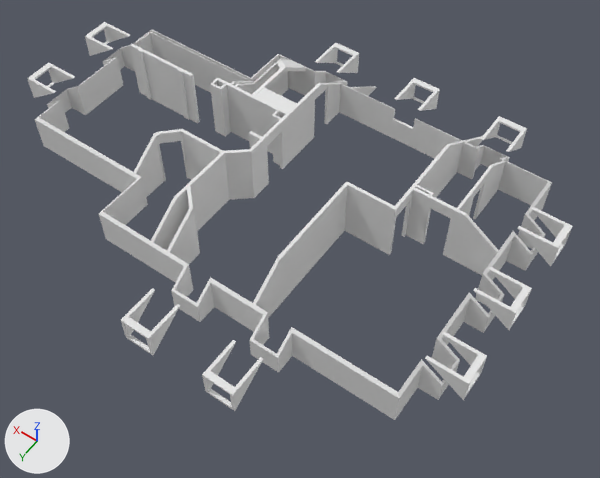
Before and after pictures for a commit that changed the glTF model na-project-portal/26-Projects/RB05__WestFarm/30__TrueVision__AppContent/DesignPhase01__ConceptDesign__Scheme-01/RB05__Storey__SecondFloor__ProposedWalls__MeshModel__.glb.
Rendered twice from a camera (50 mm lens) standing at (2.3, 39.9, 31.7) and looking at (13.6, 24.1, 6.8). Arrows for +X, +Y and +Z are at lower left; the lights stay in place. The older version comes first. Vertices at exactly the same position are counted once.

Names of what the first picture shows: '21__ProposedBuilding__Walls::Default'.
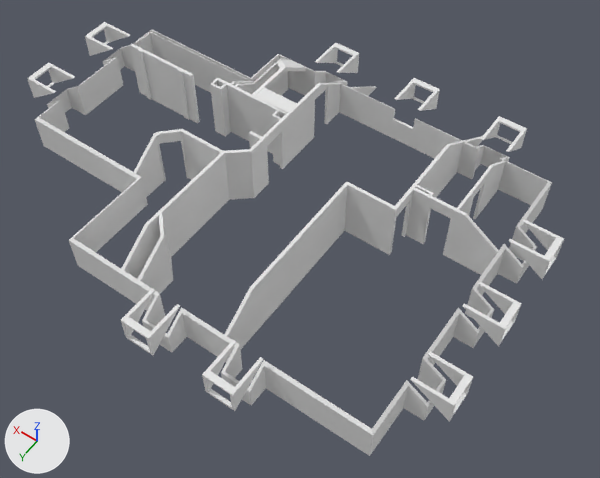
The newer file is also turned or shifted as a whole; pictures and numbers use the older file's frame.

Diff of the bpy script that builds the scene:
```diff
--- a/na-project-portal/26-Projects/RB05__WestFarm/30__TrueVision__AppContent/DesignPhase01__ConceptDesign__Scheme-01/RB05__Storey__SecondFloor__ProposedWalls__MeshModel__.glb.py
+++ b/na-project-portal/26-Projects/RB05__WestFarm/30__TrueVision__AppContent/DesignPhase01__ConceptDesign__Scheme-01/RB05__Storey__SecondFloor__ProposedWalls__MeshModel__.glb.py
@@ me_mesh_0_21__proposedbuilding__walls__default @@
 # used by ob_21__proposedbuilding__walls__default; location = (0.0, 0.0, 0.0)
-me_mesh_0_21__proposedbuilding__walls__default.from_pydata(...)  # 669 vertices, 1317 faces; spans x 5.2..26.5, y 15.4..31.5, z 7.0..9.6
+me_mesh_0_21__proposedbuilding__walls__default.from_pydata(...)  # 669 vertices, 1315 faces; spans x 5.2..26.5, y 15.4..31.5, z 7.0..9.6
+# me_mesh_0_21__proposedbuilding__walls__default part 1: the loose piece of 18 vertices spanning x 5.2..6.7, y 19.4..20.7, z 7.9..9.0 is moved by (0.0, 0.7, 0.0)
+# me_mesh_0_21__proposedbuilding__walls__default part 2: the loose piece of 18 vertices spanning x 5.2..6.7, y 22.7..23.9, z 7.9..9.0 is moved by (0.0, 0.8, 0.0)
+# me_mesh_0_21__proposedbuilding__walls__default part 3
+# 24 vertices are removed from x 5.2..6.9, y 23.8..28.5, z 7.0..9.0
+# 99 faces are deleted
+# 65 vertices in x 6.8..19.5, y 26.2..29.2, z 7.0..9.6 move by (0.0, 1.5, 0.0)
+# 21 vertices in x 6.0..6.9, y 19.5..23.9, z 7.0..8.6 move by (0.0, 0.7, 0.0)
+# 8 vertices in x 6.0..6.9, y 22.7..22.8, z 7.0..8.6 move by (0.0, 0.8, 0.0)
+# 6 vertices move from x 5.2..6.8, y 25.8..27.0, z 7.0..9.0 to x 5.4..6.7, y 26.8..27.9, z 7.0..9.0
+# 14 vertices are added at x 5.2..6.9, y 24.5..30.0, z 7.0..9.0
+# 5 new vertices lie (0.0, 0.9, 0.0) away from vertices in x 5.2..6.1, y 26.9, z 8.0..9.0
+# 5 new vertices lie (0.8, 0.0, -1.0) away from vertices in x 6.0..6.8, y 23.8..27.8, z 7.0..8.0
+# 99 new faces join them
+# other edits to the shape of me_mesh_0_21__proposedbuilding__walls__default do not show in these pictures
 me_mesh_0_21__proposedbuilding__walls__default.materials.append(mat_default)
```

Location of each change, [x1, y1, x2, y2] in pixels of the pictures (600 x 478 px; the box of a moved part takes in the faces that stretch with it):
'21__ProposedBuilding__Walls::Default', reshaped (9% taller): before [27, 22, 573, 420]; after [27, 22, 564, 456]
part 1 of me_mesh_0_21__proposedbuilding__walls__default, moved or reshaped: before [518, 207, 573, 266]; after [509, 219, 564, 279]
part 2 of me_mesh_0_21__proposedbuilding__walls__default, moved or reshaped: before [473, 266, 532, 330]; after [463, 282, 522, 347]
part 3 of me_mesh_0_21__proposedbuilding__walls__default, moved or reshaped: before [99, 148, 542, 420]; after [69, 148, 534, 456]
